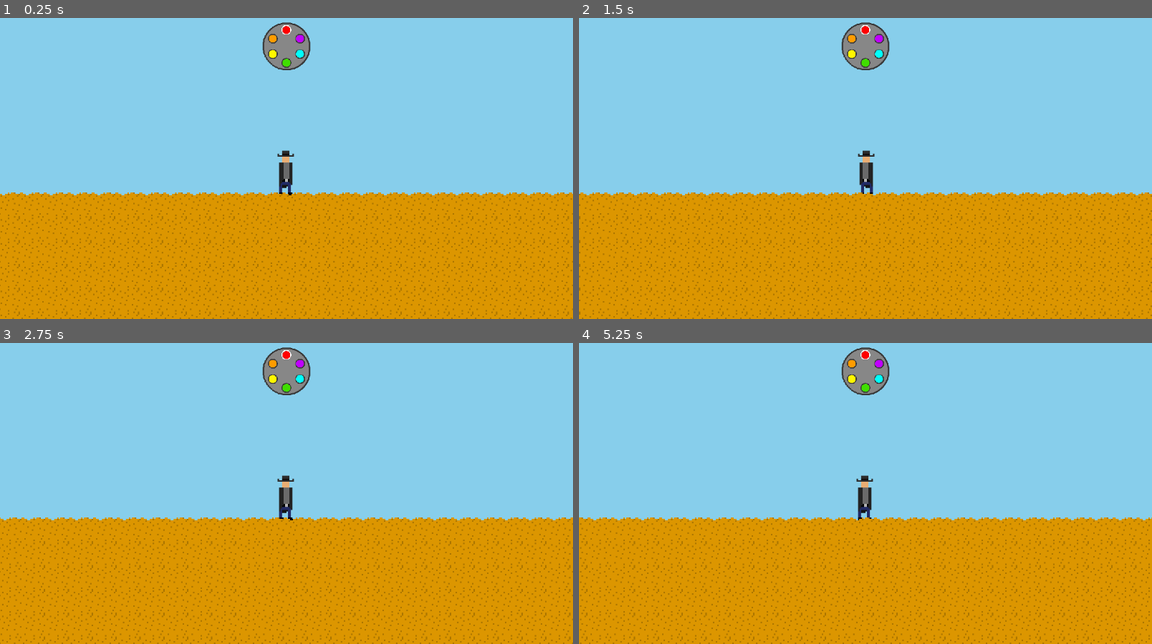
Above: before the commit, frames 1-4 (two rows, left to right).
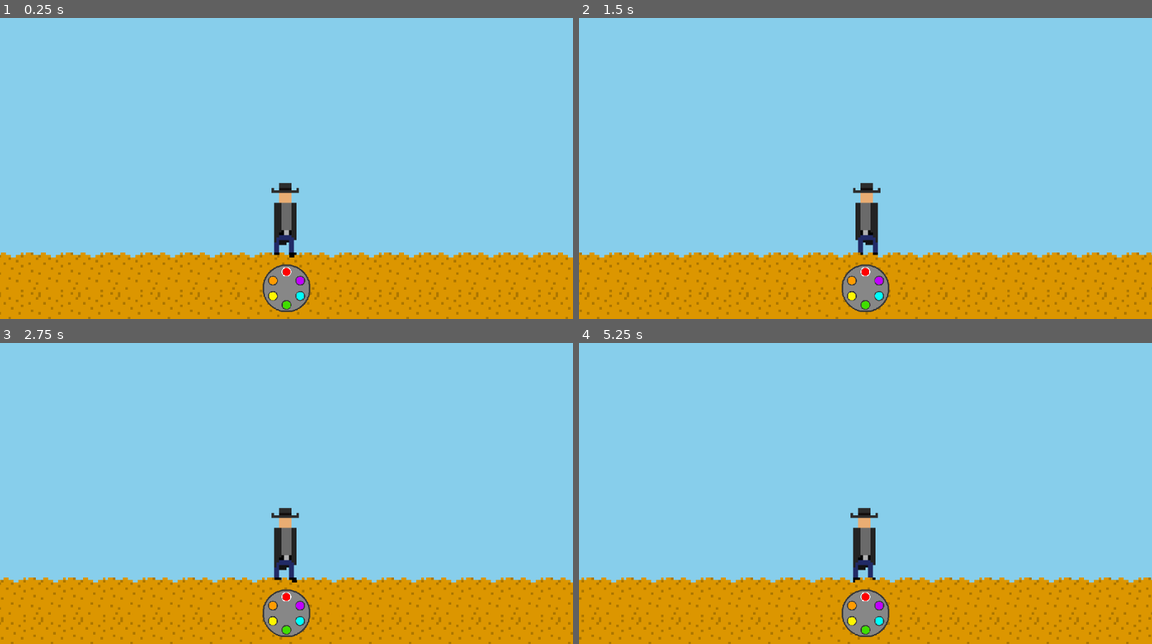
Above: after the commit, the same moments.

Repository: kedrickfudala/One-Button-Game-Jam
Game: Godot game, scene res://src/levels/world.tscn
Two runs of this game, one before a commit and one after it. Both use one fixed random seed, a clock stepped at 60 frames per second and the inputs below.
Inputs (mouse positions are in pixels of both pictures, inside the frame that each line leads up to):
- Up to frame 1 (0.25 s): no input
- Up to frame 2 (1.5 s): tap Enter (ui_accept) at 0.5, 0.77 s; move the mouse to (991, 141) at 0.52 s; move the mouse to (750, 174) at 1.27 s
- Up to frame 3 (2.75 s): tap Enter (ui_accept) at 1.52 s; move the mouse to (343, 412) at 2.02 s
- Up to frame 4 (5.25 s): move the mouse to (836, 547) at 2.77 s; tap Enter (ui_accept) at 3.02, 3.77, 4.52 s; move the mouse to (1037, 532) at 3.52 s; move the mouse to (693, 436) at 4.27 s; move the mouse to (894, 484) at 5.02 s

The runs differ from the first frame. In frame 1, 26% of the frame differs, in the area x 0-100%, y 1-100%; in frame 2, 26%; in frame 3, 26%; in frame 4, 26%.

Commit message:
enemy spawner added

Diff:
--- a/src/enemy.gd
+++ b/src/enemy.gd
@@ -3,17 +3,17 @@
 
 @onready var sprite : Object = $Sprite2D
 @onready var animation_olayer : Object = $AnimationPlayer
-@onready var hitbox_area : Object = $HitboxArea
-@onready var hitbox : Object = $HitboxArea/Hitbox
+@onready var hitbox : Object = $Hitbox
+@onready var hurtbox : Object = $Hurtbox
 
 @onready var facing_direction : int = 0
-@onready var speed : int = 5
+@onready var speed : int = 17
 
 func _ready():
 	pass
 
 func _physics_process(delta):
-	pass
+	move()
 
 func move():
 	velocity = Vector2(speed * facing_direction, 0)
--- a/src/enemy.tscn
+++ b/src/enemy.tscn
@@ -22,14 +22,18 @@
 [node name="AnimationPlayer" type="AnimationPlayer" parent="."]
 root_node = NodePath("../Sprite2D")
 
-[node name="Hurtbox" type="CollisionShape2D" parent="."]
+[node name="Hurtbox" type="Area2D" parent="."]
+collision_layer = 8
+collision_mask = 4
+
+[node name="CollisionShape2D" type="CollisionShape2D" parent="Hurtbox"]
 position = Vector2(-0.5, -15)
 shape = SubResource("RectangleShape2D_4uw1y")
 
-[node name="HitboxArea" type="Area2D" parent="."]
+[node name="Hitbox" type="Area2D" parent="."]
 collision_layer = 8
 collision_mask = 2
 
-[node name="Hitbox" type="CollisionShape2D" parent="HitboxArea"]
+[node name="CollisionShape2D" type="CollisionShape2D" parent="Hitbox"]
 position = Vector2(5, -15)
 shape = SubResource("RectangleShape2D_1wjgw")
--- a/src/enemy_spawner.gd
+++ b/src/enemy_spawner.gd
@@ -2,9 +2,15 @@
 class_name EnemySpawner
 
 @onready var enemy : PackedScene = preload("res://src/enemy.tscn")
+@onready var player : Object = get_parent()
+@onready var world : Object = player.get_parent()
 
 func _ready():
-	pass
+	print(player.hearts)
 
-func _process(delta):
-	pass
+func spawn_enemy(facing_direction : int):
+	var enemy_inst = enemy.instantiate()
+	enemy_inst.global_position = self.global_position
+
+	get_parent().get_parent().add_child(enemy_inst)
+	enemy_inst.facing_direction = facing_direction
--- a/src/levels/map_segment.gd
+++ b/src/levels/map_segment.gd
@@ -2,9 +2,16 @@
 class_name MapSegment
 
 @onready var near_player : bool = true
+@onready var world : Object = get_parent()
+@onready var offset : int = global_position.x / (16 * 20)
+@onready var player_inst : Object = world.player
 
 func _process(delta):
 	if !near_player:
+		if player_inst.global_position.x > self.global_position.x:
+			world.spawn_map(offset + 2)
+		else:
+			world.spawn_map(offset - 2)
 		destroy_segment()
 
 func destroy_segment():
--- a/src/levels/world.gd
+++ b/src/levels/world.gd
@@ -2,22 +2,23 @@
 
 @onready var map_segment : PackedScene = preload("res://src/levels/map_segment.tscn")
 
-@onready var player : PackedScene = preload("res://src/player.tscn")
+@onready var player_scene : PackedScene = preload("res://src/player.tscn")
+@onready var player : Object
 
 func _ready():
 	RenderingServer.set_default_clear_color(Color.SKY_BLUE)
 	spawn_player()
 	spawn_map(0)
 	spawn_map(1)
-	spawn_map(-1)
 
 func _process(delta):
 	pass
 
 func spawn_player():
-	var player_inst = player.instantiate()
+	var player_inst = player_scene.instantiate()
 	player_inst.global_position = Vector2(0, 0)
 	add_child(player_inst)
+	player = get_node("Player")
 
 func spawn_map(offset : int):
 	var map_inst = map_segment.instantiate()
--- a/src/player.gd
+++ b/src/player.gd
@@ -8,6 +8,8 @@
 @onready var enemy_spawner1 : Object = $EnemySpawner1
 @onready var enemy_spawner2 : Object = $EnemySpawner2
 @onready var chamber_sprite : Object = $ChamberSprite
+@onready var enemy_spawn_timer : Object = $EnemySpawnTimer
+@onready var hurtbox : Object = $Hurtbox
 
 @onready var chamber = ["RED", "ORANGE", "YELLOW", "GREEN", "BLUE", "PURPLE"]
 @onready var chamber_slot : float = 0.0
@@ -20,11 +22,15 @@
 func _ready():
 	input_timer.wait_time = 0.1
 	input_timer.one_shot = true
+	enemy_spawn_timer.wait_time = 4
+	enemy_spawn_timer.one_shot = true
 
 func _physics_process(delta):
 	take_input()
 	move()
 	update_animations()
+
+	spawn_enemies()
 
 func fire():
 	chamber_slot = fmod(snapped(chamber_slot, 1), 6)
@@ -64,3 +70,13 @@
 		sprite.flip_h = 1
 	elif facing_direction > 0:
 		sprite.flip_h = 0
+
+func spawn_enemies():
+	if enemy_spawn_timer.is_stopped():
+		var rng = RandomNumberGenerator.new()
+		var random_number = snapped(rng.randf_range(0, 1), 1)
+		if random_number == 0:
+			enemy_spawner1.spawn_enemy(1)
+		else:
+			enemy_spawner2.spawn_enemy(-1)
+		enemy_spawn_timer.start()
--- a/src/player.tscn
+++ b/src/player.tscn
@@ -18,14 +18,18 @@
 script = ExtResource("1_fq5sw")
 
 [node name="Camera2D" type="Camera2D" parent="."]
-offset = Vector2(0, -25)
-zoom = Vector2(3, 3)
+offset = Vector2(0, -40)
+zoom = Vector2(5, 5)
 
 [node name="Sprite2D" type="Sprite2D" parent="."]
 position = Vector2(0, -16)
 texture = ExtResource("2_jsyrq")
 
-[node name="Hurtbox" type="CollisionShape2D" parent="."]
+[node name="Hurtbox" type="Area2D" parent="."]
+collision_layer = 2
+collision_mask = 8
+
+[node name="CollisionShape2D" type="CollisionShape2D" parent="Hurtbox"]
 position = Vector2(-0.5, -15)
 shape = SubResource("RectangleShape2D_q1iaq")
 
@@ -48,11 +52,16 @@
 position = Vector2(200, 0)
 
 [node name="ChamberSprite" type="Sprite2D" parent="."]
-position = Vector2(0, -100)
-scale = Vector2(0.25, 0.25)
+z_index = 16
+position = Vector2(0, 12.5)
+scale = Vector2(0.15, 0.15)
 texture = ExtResource("4_8hpxv")
 
 [node name="SelectedSlot" type="Sprite2D" parent="."]
-position = Vector2(0, -100)
-scale = Vector2(0.25, 0.25)
+z_index = 16
+position = Vector2(0, 12.5)
+scale = Vector2(0.15, 0.15)
 texture = ExtResource("5_g620u")
+
+[node name="EnemySpawnTimer" type="Timer" parent="."]
+autostart = true
Binary file added: assets/resources/m5x7.ttf
Not shown, added: assets/resources/m5x7.ttf.import
